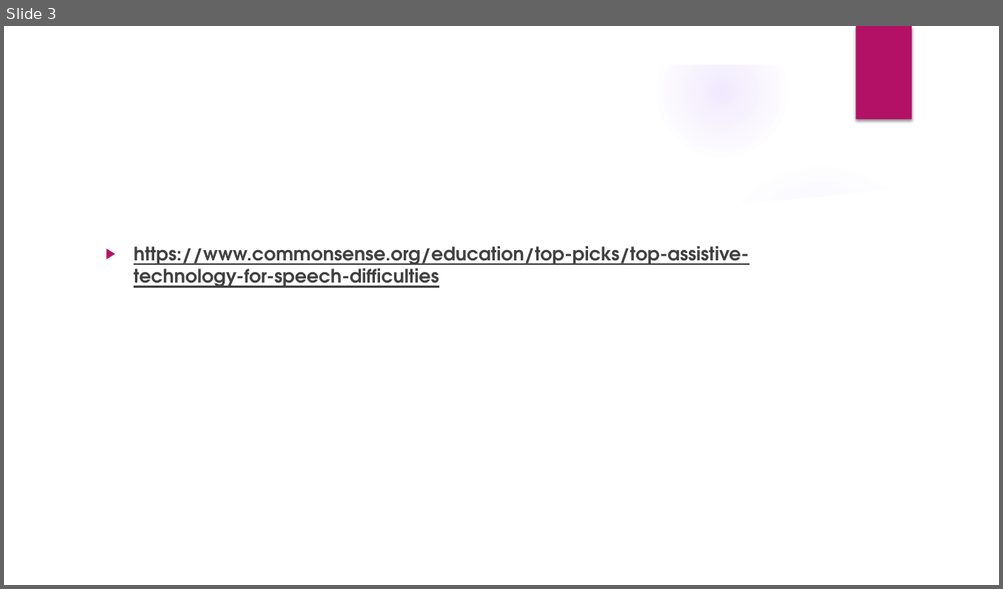
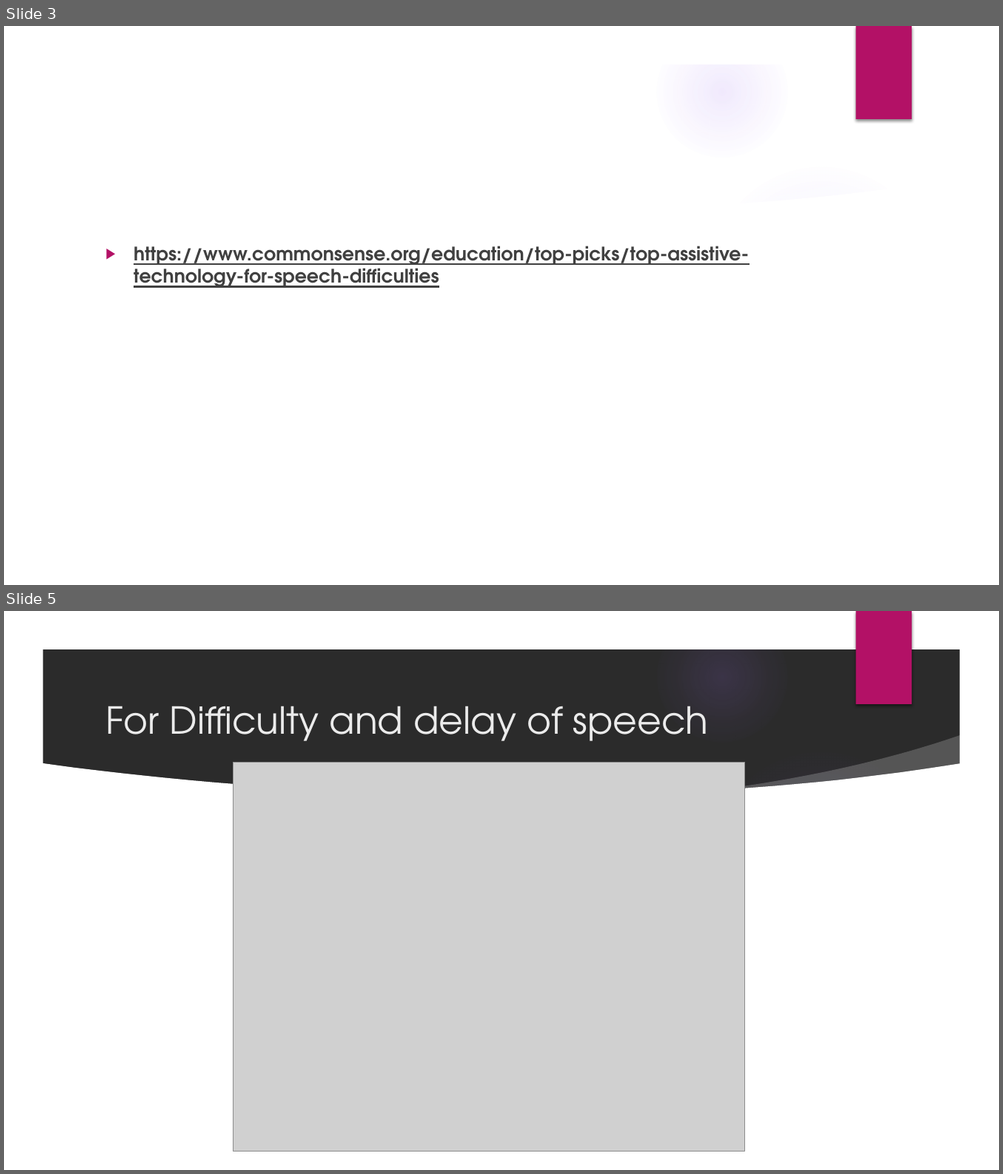
Before and after one commit to Mariumashraf/GP, a slide deck: Gp.pptx. Shown one above the other, each under a label of ours: slide 3 before the commit, slides 3 and 5 after it; the slides between them are not shown. The pictures are 1003x589 and 1003x1174 pixels, drawn with LibreOffice and Linux fonts; fonts in the diff are those of the drawing; grey boxes stand for pictures; background and template pictures are left out; a plain dark background stands for a picture behind light text. Boxes give left, top, right and bottom in pixels: in the first picture for what was removed or moved away, otherwise in the second. Text is boxed around its words. In the diff, an @@ line names an element or a change of style, - is before the commit and + after.

Commit message:
edit again

```diff
--- a/Gp.pptx
+++ b/Gp.pptx
@@ slide 5 added at box(4, 611, 999, 1170), background picture (left out); not listed: 9 template elements that a slide beside it also shows @@
@@ title added at box(105, 706, 708, 741), 36 pt, text #EBEBEB @@
+For Difficulty and delay of speech
@@ picture added at box(233, 763, 745, 1152) @@
```
Also in this commit, not shown: 2 other slides added, 1 slide removed.
